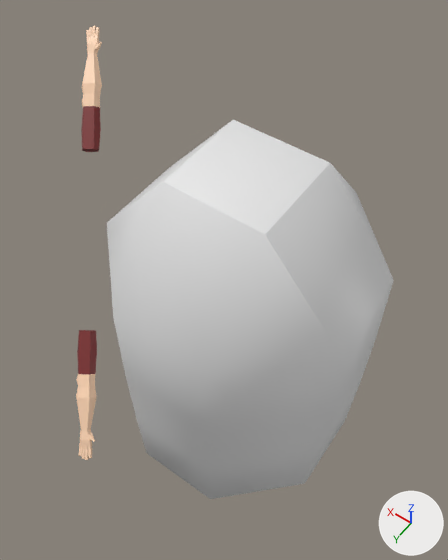
One commit to the Blender file Art/character.blend: the scene before it, then after it.
Rendered twice from a 50 mm lens placed at (-0.84, 1.32, 2.42), pointed at (0.25, -0.21, 0.01). Arrows for +X, +Y and +Z are at lower right; the lights stay in place.

In view in the first picture: 'Cube', 'Mball'.
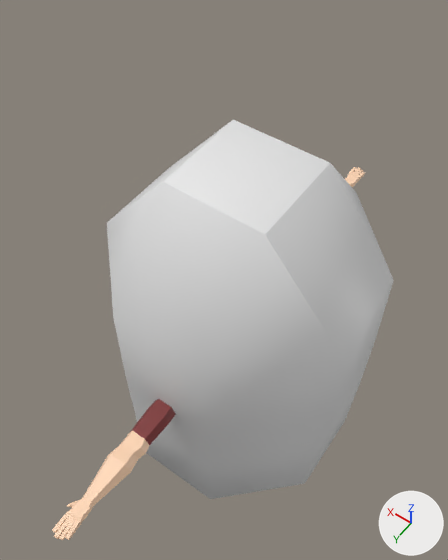
Boxes (x1, y1, x2, y2) around the edits, measured in the pictures (448 x 560 px):
'Cube', moved, turned: before (76, 26, 102, 460); after (52, 167, 365, 540)

Patch to the scene script:
```diff
--- a/Art/character.blend.py
+++ b/Art/character.blend.py
@@ ob_cube @@
 ob_cube = bpy.data.objects.new('Cube', me_cube_001)
-ob_cube.location = (0.981, 0.048, 0.09)
-ob_cube.rotation_euler = (0.174, 2.517, -0.962)  # degrees (10, 144, -55)
+ob_cube.location = (0.0, 0.0, 0.001)
+ob_cube.rotation_euler = (0.0, 0.0, 1.586)  # degrees (0, 0, 91)
 ob_cube.scale = (0.539, 0.539, 0.536)
```
